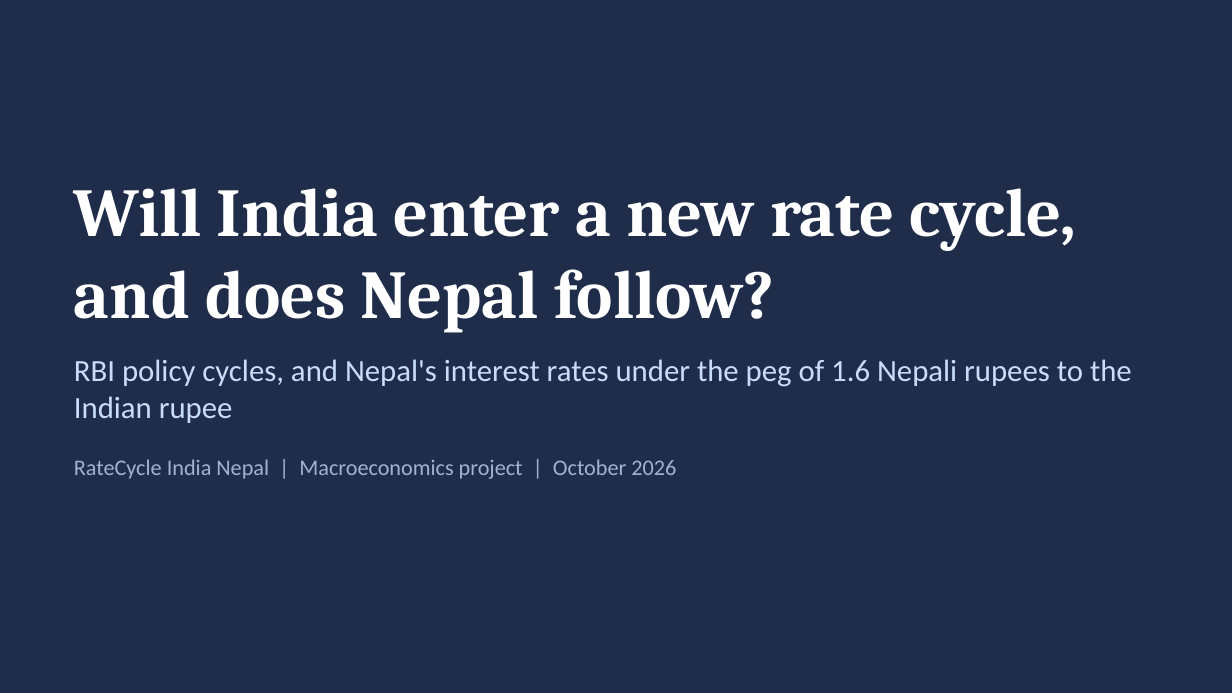
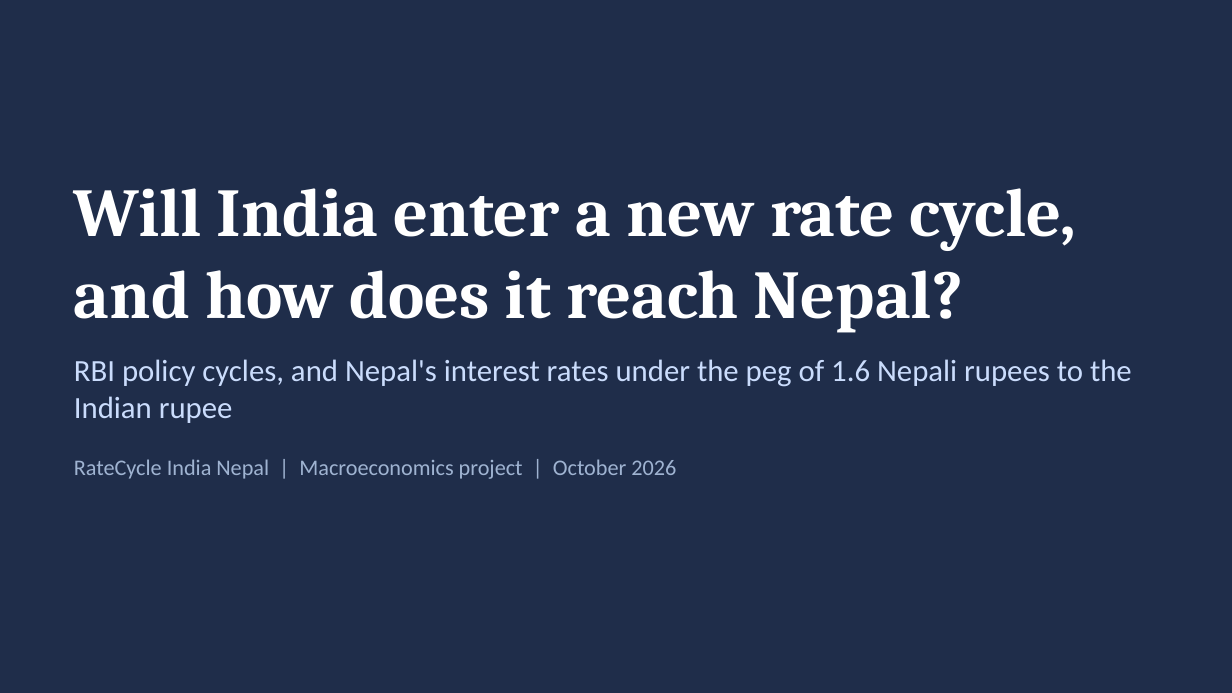
Before and after one commit to sakrit204-byte/interest_rate_cycle_prediction_for_india, a slide deck: slide 1 of reports/presentation/ratecycle_india_nepal.pptx. Drawn at 1232x693 pixels with LibreOffice and Linux fonts; fonts in the diff are those of the drawing. Boxes give left, top, right and bottom in pixels: in the first picture for what was removed or moved away, otherwise in the second. Text is boxed around its words. In the diff, an @@ line names an element or a change of style, - is before the commit and + after.

Commit message:
Presentation: model against reality charts, Nepal as derived from India's cycle, decision D054

```diff
--- a/reports/presentation/ratecycle_india_nepal.pptx
+++ b/reports/presentation/ratecycle_india_nepal.pptx
@@ title at (x1=74, y1=188, x2=1077, y2=333): text changed @@
-Will India enter a new rate cycle, and does Nepal follow?
+Will India enter a new rate cycle, and how does it reach Nepal?
```
Also in this commit, not shown: 12 other slides changed, 3 slides added, 3 slides removed, 3 other files.
